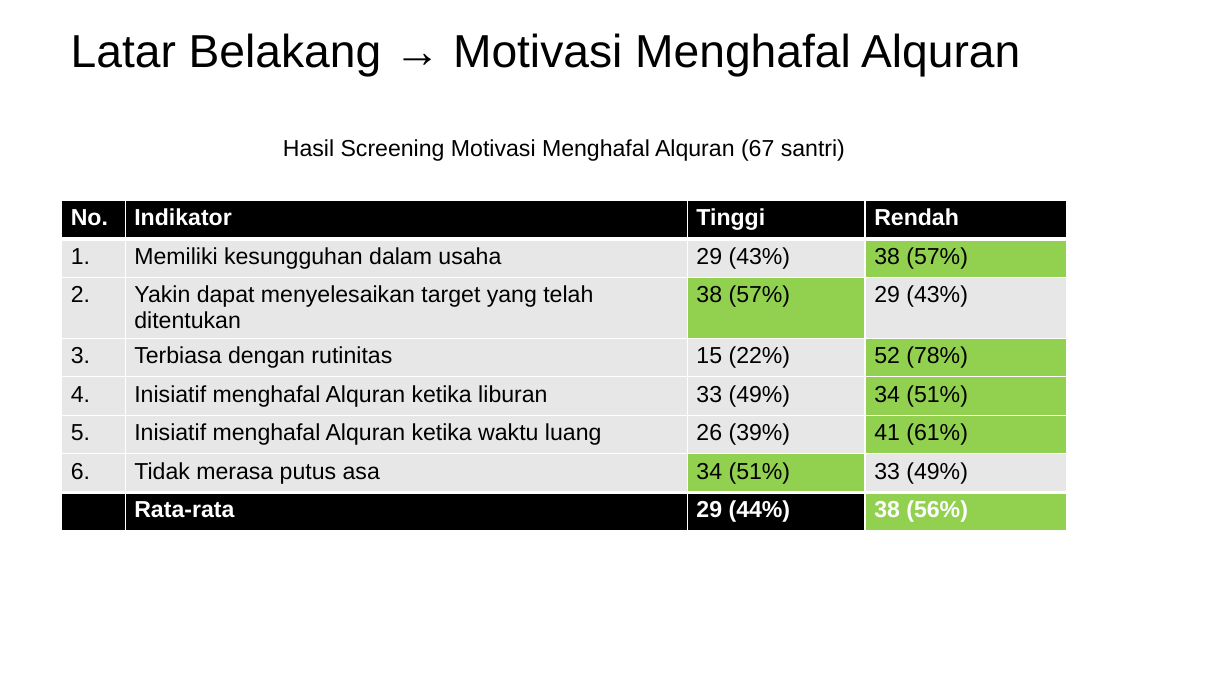
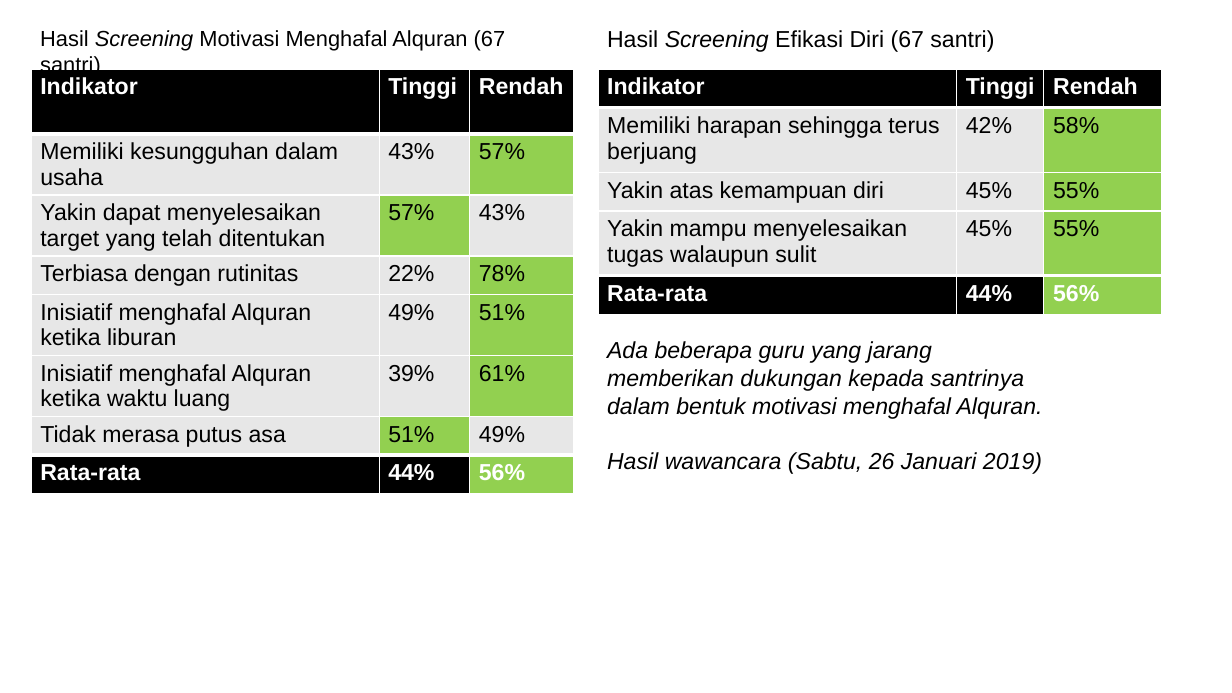
Before and after one commit to mzaini30/skripsi, a slide deck: slide 3 of seminar proposal.pptx. Drawn at 1232x693 pixels with LibreOffice and Linux fonts; fonts in the diff are those of the drawing; background and template pictures are left out. Boxes give left, top, right and bottom in pixels: in the first picture for what was removed or moved away, otherwise in the second. Text is boxed around its words. In the diff, an @@ line names an element or a change of style, - is before the commit and + after.

```diff
--- a/seminar proposal.pptx
+++ b/seminar proposal.pptx
@@ text "Hasil Screening Motivasi Menghafal Alquran ..." moved from (x1=283, y1=139, x2=845, y2=161) to (x1=40, y1=30, x2=506, y2=77) @@
@@ text "Hasil Screening Motivasi Menghafal Alquran ..." at (x1=40, y1=30, x2=506, y2=77): size 18 to 17 pt; italic on in "Screening" @@
@@ title removed at (x1=71, y1=33, x2=1020, y2=76) @@
-Latar Belakang → Motivasi Menghafal Alquran
@@ text added at (x1=607, y1=30, x2=994, y2=52), 18 pt, text #000000 @@
+Hasil Screening Efikasi Diri (67 santri)
@@ table at (x1=31, y1=69, x2=574, y2=508) @@
-column 1: No. | 1. | 2. | 3. | 4. | 5. | 6. | 
-column 3: Tinggi | 29 (43%) | 38 (57%) | 15 (22%) | 33 (49%) | 26 (39%) | 34 (51%) | 29 (44%)
+column 2: Tinggi | 43% | 57% | 22% | 49% | 39% | 51% | 44%
-column 4: Rendah | 38 (57%) | 29 (43%) | 52 (78%) | 34 (51%) | 41 (61%) | 33 (49%) | 38 (56%)
+column 3: Rendah | 57% | 43% | 78% | 51% | 61% | 49% | 56%
@@ table resized from (x1=62, y1=201, x2=1067, y2=535) to (x1=31, y1=69, x2=574, y2=508) @@
@@ table added at (x1=598, y1=69, x2=1162, y2=314), 5 rows, 3 columns @@
+Indikator | Tinggi | Rendah
+Memiliki harapan sehingga terus berjuang | 42% | 58%
+Yakin atas kemampuan diri | 45% | 55%
+Yakin mampu menyelesaikan tugas walaupun sulit | 45% | 55%
+Rata-rata | 44% | 56%
@@ text added at (x1=607, y1=341, x2=1043, y2=474), 18 pt, text #000000, italic @@
+Ada beberapa guru yang jarang memberikan dukungan kepada santrinya dalam bentuk motivasi menghafal Alquran.
+Hasil wawancara (Sabtu, 26 Januari 2019)
```
Also in this commit, not shown: 1 slide removed, 1 other file.
